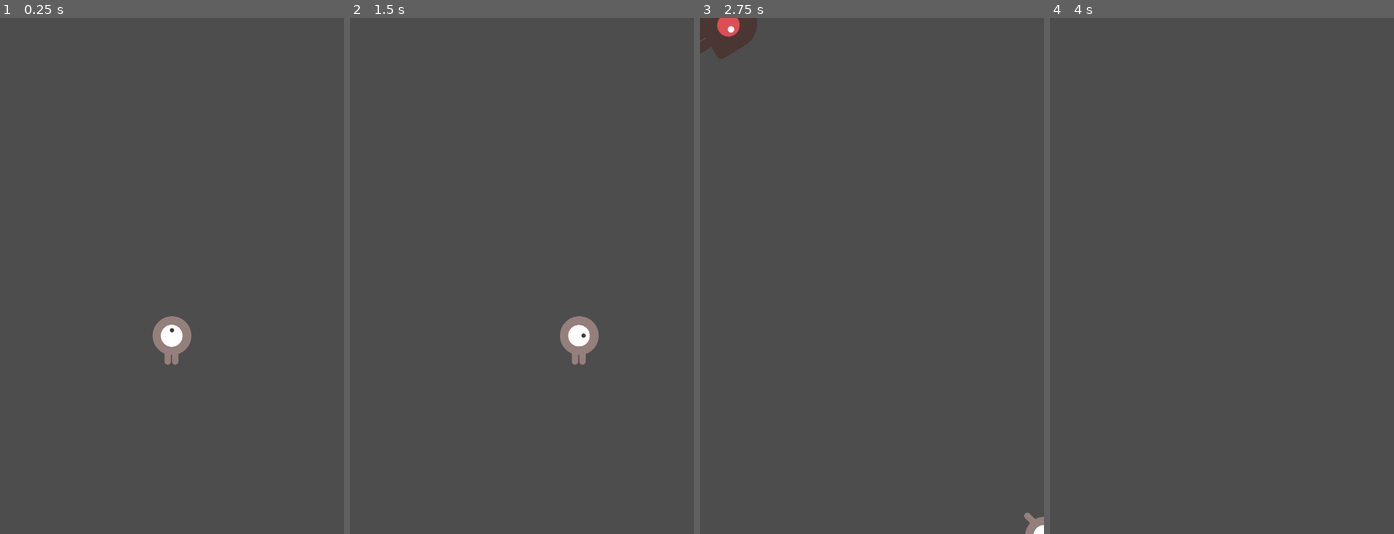
Above: before the commit, frames 1-4 (left to right).
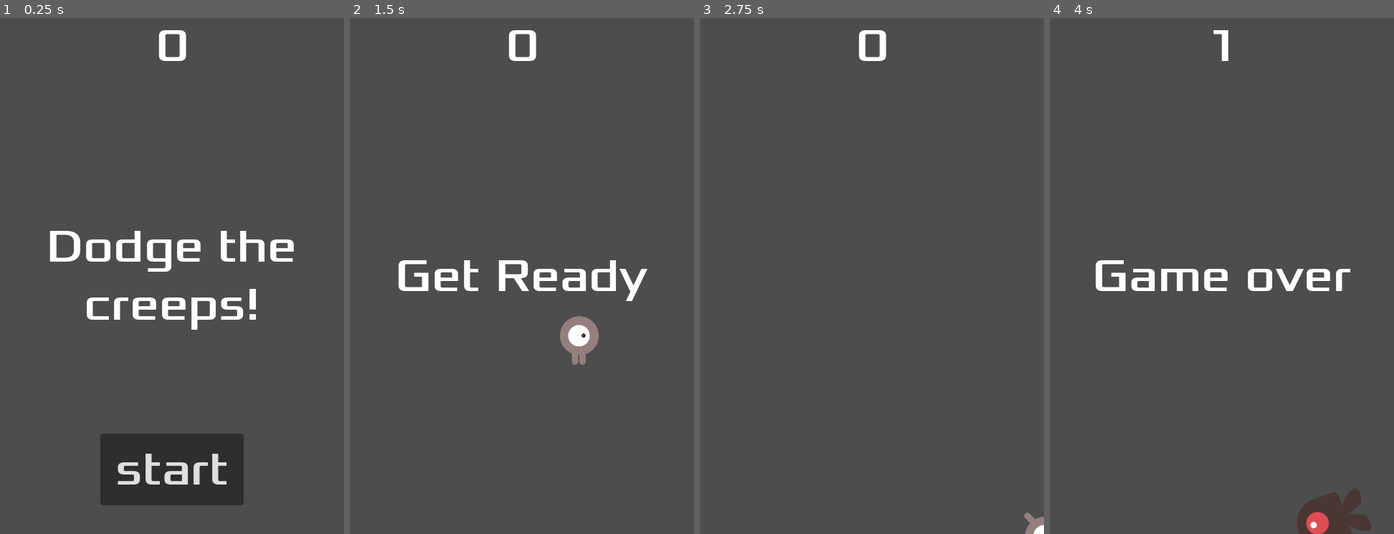
Above: after the commit, the same moments.

Repository: gregorylull/godot_first_2d
Game: Godot game, scene res://main.tscn
Same seed, same stepped clock (60 frames per second), same inputs: the game is played once before the commit and once after it.
Inputs (mouse positions are in pixels of both pictures, inside the frame that each line leads up to):
- Up to frame 1 (0.25 s): no input
- Up to frame 2 (1.5 s): click (522, 472) at 0.5 s, where only the run after the commit has a clickable "start"; tap Enter at 1.25 s; hold Right (move_right) from 1.28 s (still down)
- Up to frame 3 (2.75 s): release Right (move_right) at 2.03 s; hold Down (move_down) from 2.03 s (still down)
- Up to frame 4 (4 s): release Down (move_down) at 2.78 s; hold Right (move_right) 2.78-3.53 s; hold Up (move_up) from 3.53 s (still down)

The runs differ from the first frame. In frame 1, 9.6% of the frame differs, in the area x 14-86%, y 2-95%; in frame 2, 2.1%; in frame 3, 1.3%; in frame 4, 3.0%.

Commit message:
Game is comlete, missing juice

Diff:
--- /dev/null
+++ b/hud.gd
@@ -0,0 +1,39 @@
+extends CanvasLayer
+
+signal start_game
+
+# Called when the node enters the scene tree for the first time.
+func _ready() -> void:
+	pass # Replace with function body.
+
+
+# Called every frame. 'delta' is the elapsed time since the previous frame.
+func _process(delta: float) -> void:
+	pass
+
+func show_message(text):
+	$Message.text = text
+	$Message.show()
+	$MessageTimer.start()
+
+func show_game_over():
+	show_message("Game over")
+
+	await $MessageTimer.timeout
+
+	$Message.text = "Dodge the creeps"
+	$Message.show()
+
+	await get_tree().create_timer(1.0).timeout
+	$StartButton.show()
+
+func update_score(score):
+	$ScoreLabel.text = str(score)
+
+
+func _on_start_button_pressed() -> void:
+	$StartButton.hide()
+	start_game.emit()
+
+func _on_message_timer_timeout() -> void:
+	$Message.hide()
--- /dev/null
+++ b/hud.tscn
@@ -0,0 +1,63 @@
+[gd_scene load_steps=3 format=3 uid="uid://dm4m0ihnxa60m"]
+
+[ext_resource type="FontFile" uid="uid://8hh66j1lm4o0" path="res://fonts/Xolonium-Regular.ttf" id="1_8hbh7"]
+[ext_resource type="Script" path="res://hud.gd" id="1_v2wvn"]
+
+[node name="HUD" type="CanvasLayer"]
+script = ExtResource("1_v2wvn")
+
+[node name="ScoreLabel" type="Label" parent="."]
+anchors_preset = 5
+anchor_left = 0.5
+anchor_right = 0.5
+offset_left = -22.5
+offset_right = 22.5
+offset_bottom = 78.0
+grow_horizontal = 2
+theme_override_fonts/font = ExtResource("1_8hbh7")
+theme_override_font_sizes/font_size = 64
+text = "0"
+horizontal_alignment = 1
+vertical_alignment = 1
+
+[node name="Message" type="Label" parent="."]
+anchors_preset = 8
+anchor_left = 0.5
+anchor_top = 0.5
+anchor_right = 0.5
+anchor_bottom = 0.5
+offset_left = -240.0
+offset_top = -120.0
+offset_right = 240.0
+offset_bottom = 120.0
+grow_horizontal = 2
+grow_vertical = 2
+theme_override_fonts/font = ExtResource("1_8hbh7")
+theme_override_font_sizes/font_size = 64
+text = "Dodge the creeps!"
+horizontal_alignment = 1
+vertical_alignment = 1
+autowrap_mode = 2
+
+[node name="StartButton" type="Button" parent="."]
+anchors_preset = 7
+anchor_left = 0.5
+anchor_top = 1.0
+anchor_right = 0.5
+anchor_bottom = 1.0
+offset_left = -100.0
+offset_top = -140.0
+offset_right = 100.0
+offset_bottom = -40.0
+grow_horizontal = 2
+grow_vertical = 0
+theme_override_fonts/font = ExtResource("1_8hbh7")
+theme_override_font_sizes/font_size = 64
+text = "start"
+
+[node name="MessageTimer" type="Timer" parent="."]
+wait_time = 2.0
+one_shot = true
+
+[connection signal="pressed" from="StartButton" to="." method="_on_start_button_pressed"]
+[connection signal="timeout" from="MessageTimer" to="." method="_on_message_timer_timeout"]
--- a/main.gd
+++ b/main.gd
@@ -1,11 +1,13 @@
 extends Node
 
 @export var mob_scene: PackedScene
+@export var hud_scene: PackedScene
+
 var score
 
 # Called when the node enters the scene tree for the first time.
 func _ready() -> void:
-	new_game()
+	pass
 
 # Called every frame. 'delta' is the elapsed time since the previous frame.
 func _process(delta: float) -> void:
@@ -15,14 +17,21 @@
 func game_over() -> void:
 	$ScoreTimer.stop()
 	$MobTimer.stop()
+	$HUD.show_game_over()
 
 func new_game() -> void:
 	score = 0
+	get_tree().call_group("mobs", "queue_free")
 	$Player.start($StartPosition.position)
 	$StartTimer.start()
+	$HUD.update_score(score)
+	$HUD.show_message("Get Ready")
+
 
 func _on_score_timer_timeout() -> void:
 	score += 1
+	$HUD.update_score(score)
+
 
 
 func _on_start_timer_timeout() -> void:
--- a/main.tscn
+++ b/main.tscn
@@ -1,8 +1,9 @@
-[gd_scene load_steps=5 format=3 uid="uid://dkfo4x8l0s6m6"]
+[gd_scene load_steps=6 format=3 uid="uid://dkfo4x8l0s6m6"]
 
 [ext_resource type="Script" path="res://main.gd" id="1_narjc"]
 [ext_resource type="PackedScene" uid="uid://ffdwe6lasj0f" path="res://mob.tscn" id="2_rk7xm"]
 [ext_resource type="PackedScene" uid="uid://bpaholx8phrph" path="res://player.tscn" id="3_2voco"]
+[ext_resource type="PackedScene" uid="uid://dm4m0ihnxa60m" path="res://hud.tscn" id="3_8d5ao"]
 
 [sub_resource type="Curve2D" id="Curve2D_lsa26"]
 _data = {
@@ -13,6 +14,7 @@
 [node name="Main" type="Node"]
 script = ExtResource("1_narjc")
 mob_scene = ExtResource("2_rk7xm")
+hud_scene = ExtResource("3_8d5ao")
 
 [node name="Player" parent="." instance=ExtResource("3_2voco")]
 
@@ -33,7 +35,10 @@
 
 [node name="MobSpawnLocation" type="PathFollow2D" parent="MobPath"]
 
+[node name="HUD" parent="." instance=ExtResource("3_8d5ao")]
+
 [connection signal="hit" from="Player" to="." method="game_over"]
 [connection signal="timeout" from="MobTimer" to="." method="_on_mob_timer_timeout"]
 [connection signal="timeout" from="ScoreTimer" to="." method="_on_score_timer_timeout"]
 [connection signal="timeout" from="StartTimer" to="." method="_on_start_timer_timeout"]
+[connection signal="start_game" from="HUD" to="." method="new_game"]
--- a/mob.tscn
+++ b/mob.tscn
@@ -48,7 +48,7 @@
 radius = 39.0
 height = 126.0
 
-[node name="Mob" type="RigidBody2D"]
+[node name="Mob" type="RigidBody2D" groups=["mobs"]]
 collision_mask = 0
 gravity_scale = 0.0
 script = ExtResource("1_dycfn")
